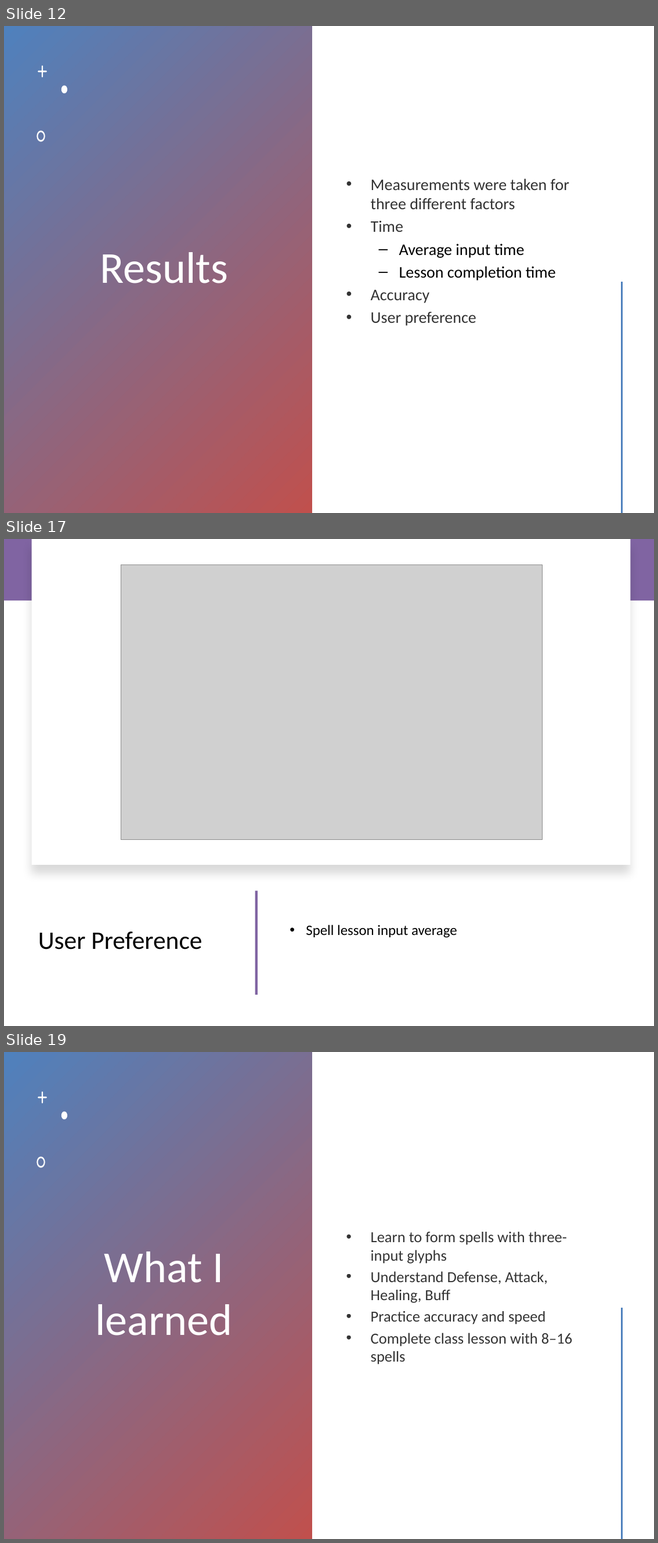
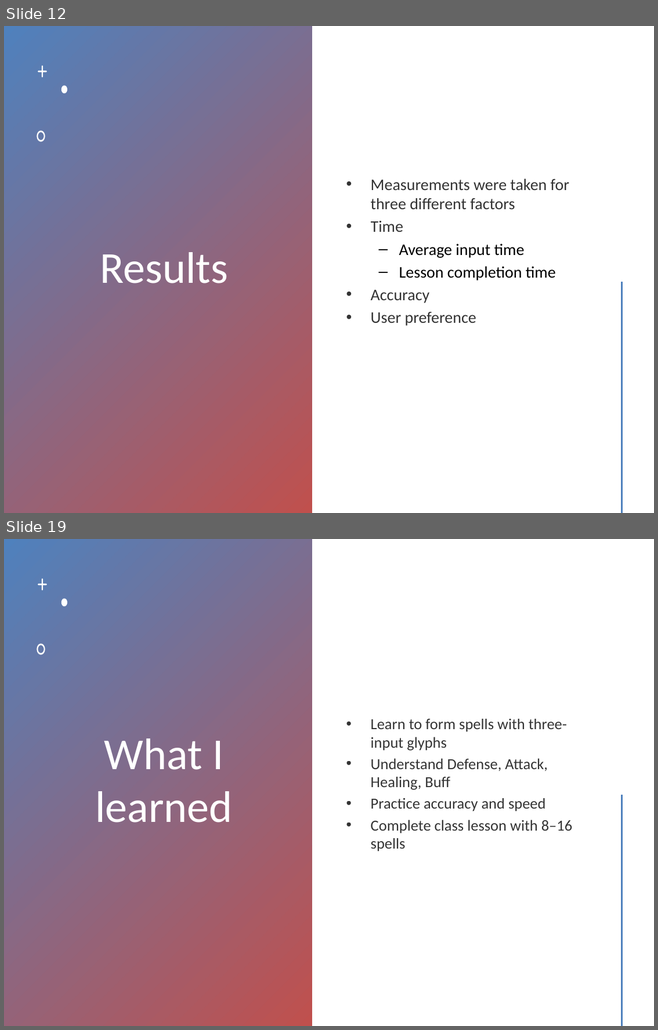
Before and after one commit to csu-hci-projects/CS465_OrdwayR, a slide deck: Rosys_Wizards_465_Presentation.pptx. Shown one above the other, each under a label of ours: slides 12, 17 and 19 before the commit, slides 12 and 19 after it; the slides between them are not shown. The pictures are 658x1543 and 658x1030 pixels, drawn with LibreOffice and Linux fonts; fonts in the diff are those of the drawing; grey boxes stand for pictures. Boxes give left, top, right and bottom in pixels: in the first picture for what was removed or moved away, otherwise in the second. Text is boxed around its words. In the diff, an @@ line names an element or a change of style, - is before the commit and + after.

```diff
--- a/Rosys_Wizards_465_Presentation.pptx
+++ b/Rosys_Wizards_465_Presentation.pptx
@@ slide 17 removed at [4, 539, 654, 1026], background #FFFFFF @@
@@ rectangle removed at [4, 539, 654, 600] @@
@@ rectangle removed at [31, 539, 630, 865] @@
@@ picture removed at [121, 565, 542, 840] @@
@@ rectangle removed at [255, 891, 257, 995] @@
@@ title removed at [38, 932, 202, 950] @@
-User Preference
@@ text removed at [306, 925, 457, 938] @@
-• Spell lesson input average
```
Also in this commit, not shown: 9 slides changed, 1 slide added.
